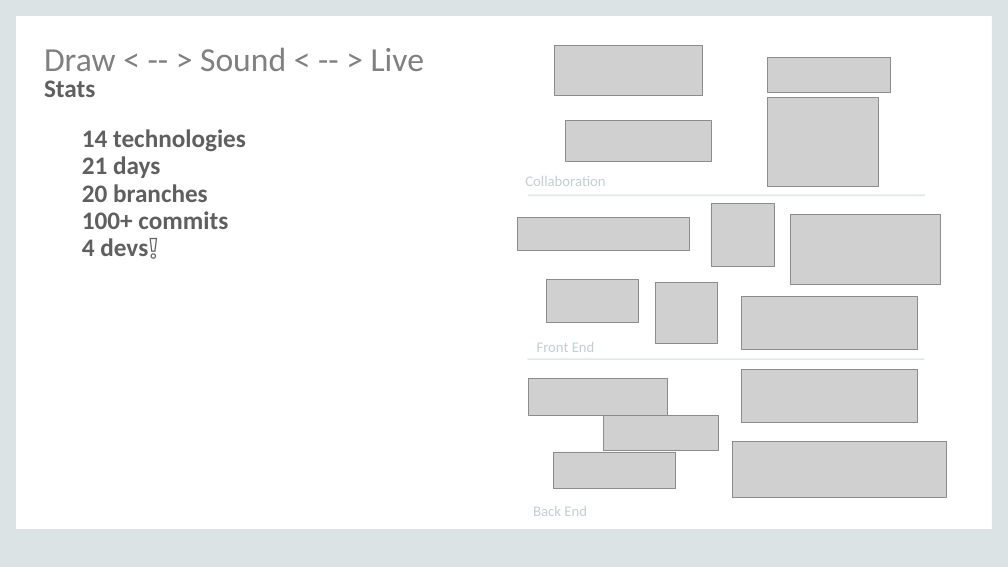
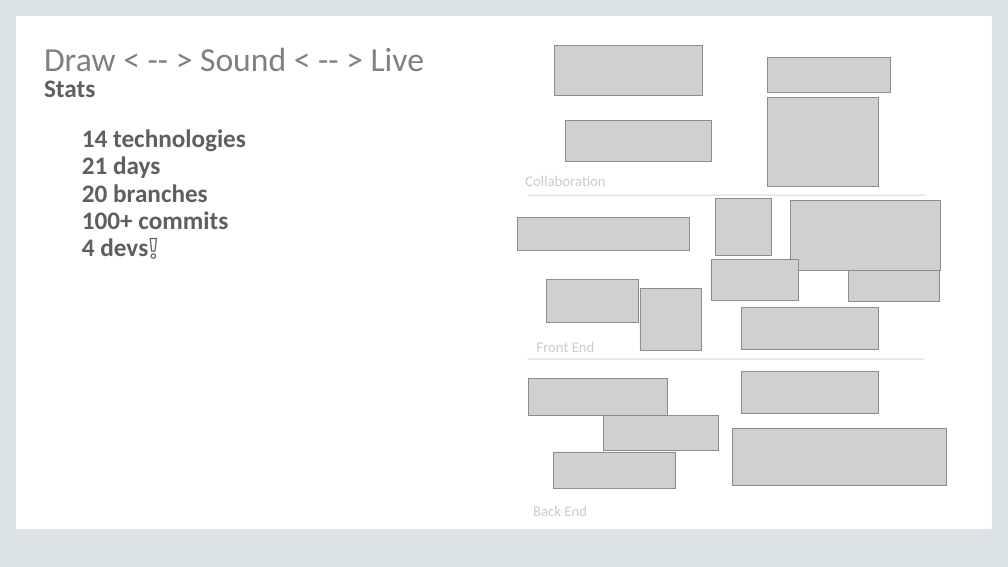
Before and after one commit to DSEapps/draw-sound-live, a slide deck: slide 6 of docs/draw-sound-live-v1.pptx (slide 5 before the commit). Drawn at 1008x567 pixels with LibreOffice and Linux fonts; fonts in the diff are those of the drawing; grey boxes stand for pictures. Boxes give left, top, right and bottom in pixels: in the first picture for what was removed or moved away, otherwise in the second. Text is boxed around its words. In the diff, an @@ line names an element or a change of style, - is before the commit and + after.

```diff
--- a/docs/draw-sound-live-v1.pptx
+++ b/docs/draw-sound-live-v1.pptx
@@ picture: place and size @@
-picture at [711, 203, 774, 266]
+picture at [715, 199, 771, 255]
@@ picture: place and size @@
-picture at [790, 214, 941, 284]
+picture at [790, 200, 941, 271]
@@ picture added at [711, 260, 799, 301] @@
@@ picture: place and size @@
-picture at [656, 282, 717, 343]
+picture at [640, 289, 701, 350]
@@ picture added at [848, 271, 939, 302] @@
@@ picture: place and size @@
-picture at [741, 296, 917, 349]
+picture at [741, 308, 879, 349]
@@ picture: place and size @@
-picture at [741, 369, 917, 422]
+picture at [741, 372, 879, 414]
@@ picture: place and size @@
-picture at [732, 442, 946, 498]
+picture at [732, 429, 946, 485]
```
Also in this commit, not shown: 2 other slides changed, 2 slides added, 3 slides removed, 1 other file.
